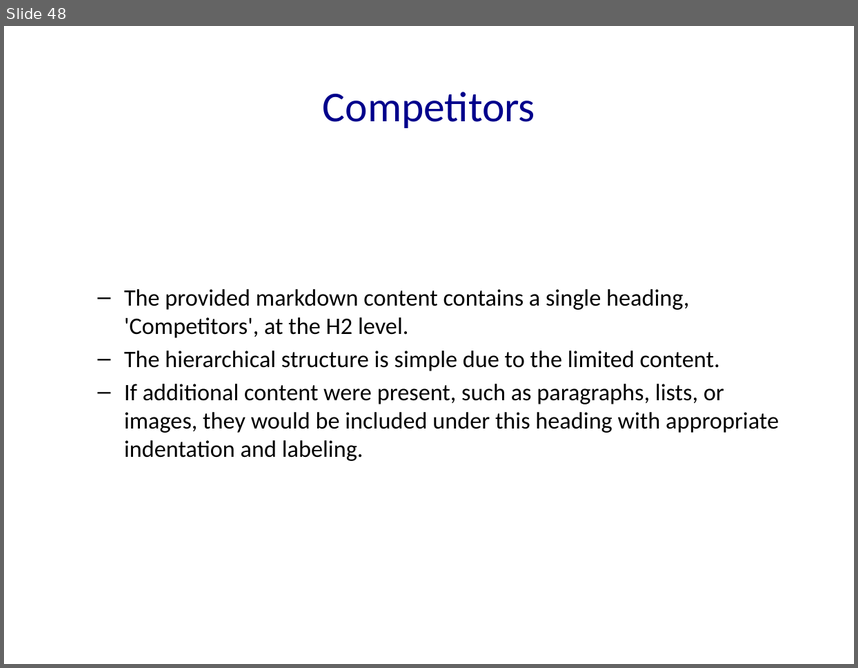
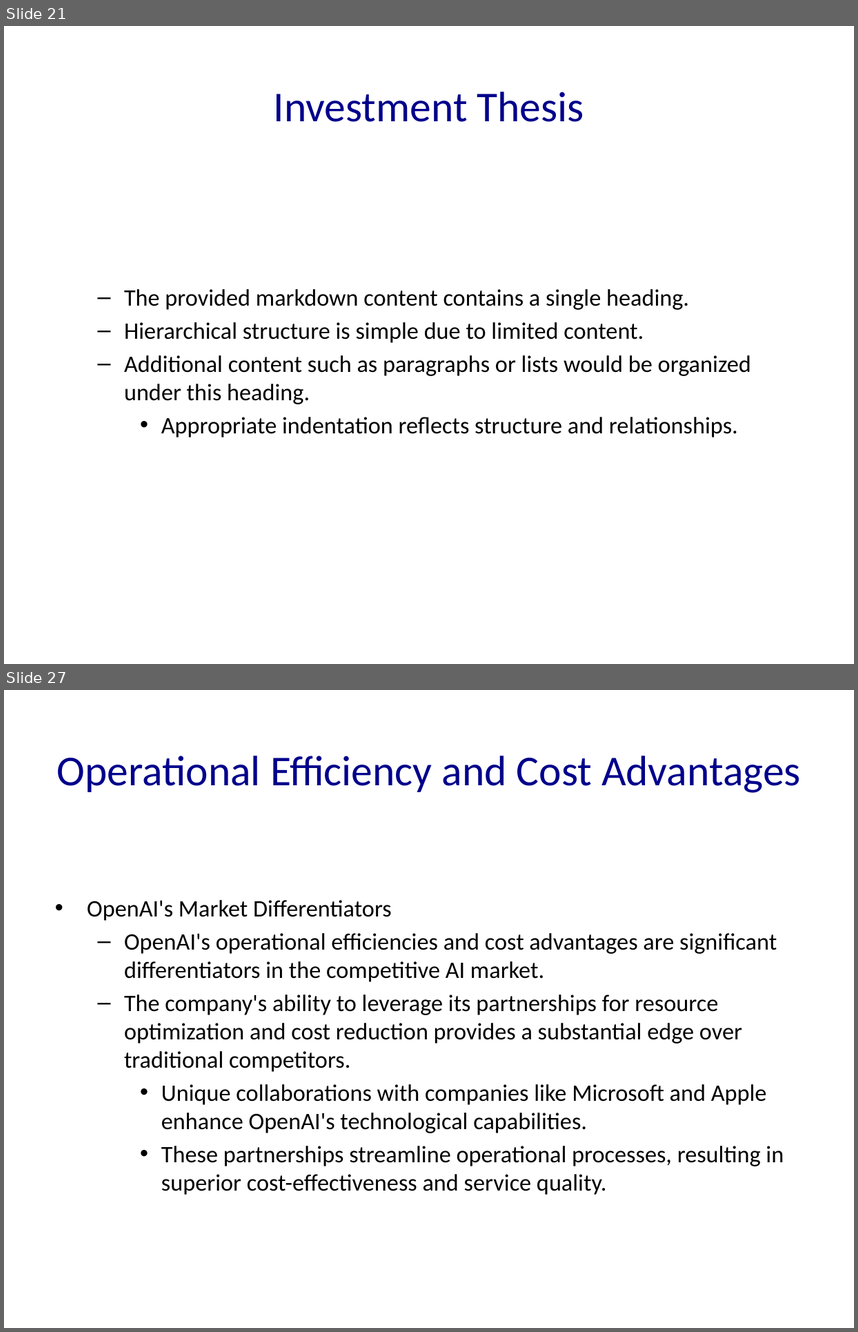
Before and after one commit to Frank-Gu-81/slides_autogeneration, a slide deck: Neuron_Solutions_Presentation.pptx. Shown one above the other, each under a label of ours: slide 48 before the commit, slides 21 and 27 after it; the slides between them are not shown. The pictures are 858x668 and 858x1332 pixels, drawn with LibreOffice and Linux fonts; fonts in the diff are those of the drawing. Boxes give left, top, right and bottom in pixels: in the first picture for what was removed or moved away, otherwise in the second. Text is boxed around its words. In the diff, an @@ line names an element or a change of style, - is before the commit and + after.

Commit message:
new markdown

```diff
--- a/Neuron_Solutions_Presentation.pptx
+++ b/Neuron_Solutions_Presentation.pptx
@@ slide 27 added at (x1=4, y1=690, x2=854, y2=1328), background #FFFFFF @@
@@ title added at (x1=57, y1=756, x2=801, y2=793), 36 pt, text #00008B @@
+Operational Efficiency and Cost Advantages
@@ text added at (x1=87, y1=900, x2=784, y2=1194), 20 pt, text #000000 @@
+• OpenAI's Market Differentiators
+  – OpenAI's operational efficiencies and cost advantages are significant differentiators in the competitive AI market.
+  – The company's ability to leverage its partnerships for resource optimization and cost reduction provides a substantial edge over traditional competitors.
+    • Unique collaborations with companies like Microsoft and Apple enhance OpenAI's technological capabilities.
+    • These partnerships streamline operational processes, resulting in superior cost-effectiveness and service quality.
@@ what was slide 48 is now slide 21 @@
@@ slide 21 changed as well @@
@@ title at (x1=274, y1=92, x2=584, y2=122): text changed @@
-Competitors
+Investment Thesis
@@ text at (x1=124, y1=289, x2=751, y2=437): text changed @@
-  – The provided markdown content contains a single heading, 'Competitors', at the H2 level.
-  – The hierarchical structure is simple due to the limited content.
-  – If additional content were present, such as paragraphs, lists, or images, they would be included under this heading with appropriate indentation and labeling.
+  – The provided markdown content contains a single heading.
+  – Hierarchical structure is simple due to limited content.
+  – Additional content such as paragraphs or lists would be organized under this heading.
+    • Appropriate indentation reflects structure and relationships.
```
Also in this commit, not shown: 19 other slides changed, 98 other slides added, 55 slides removed, 9 other files.
